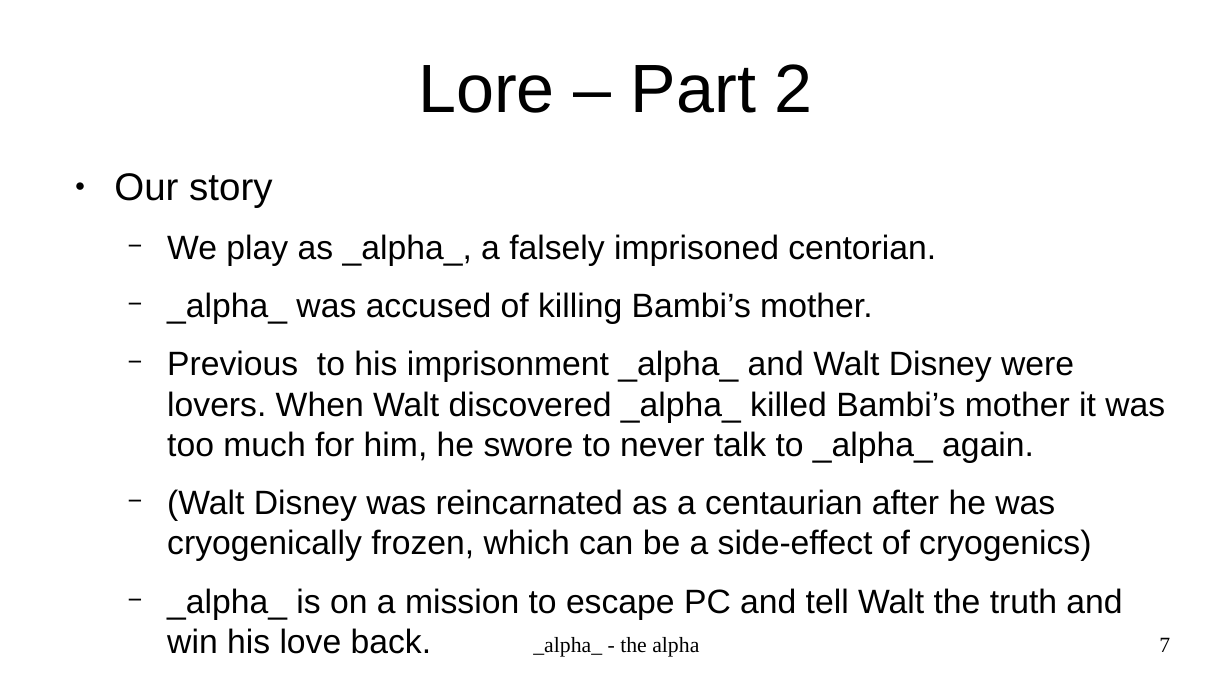
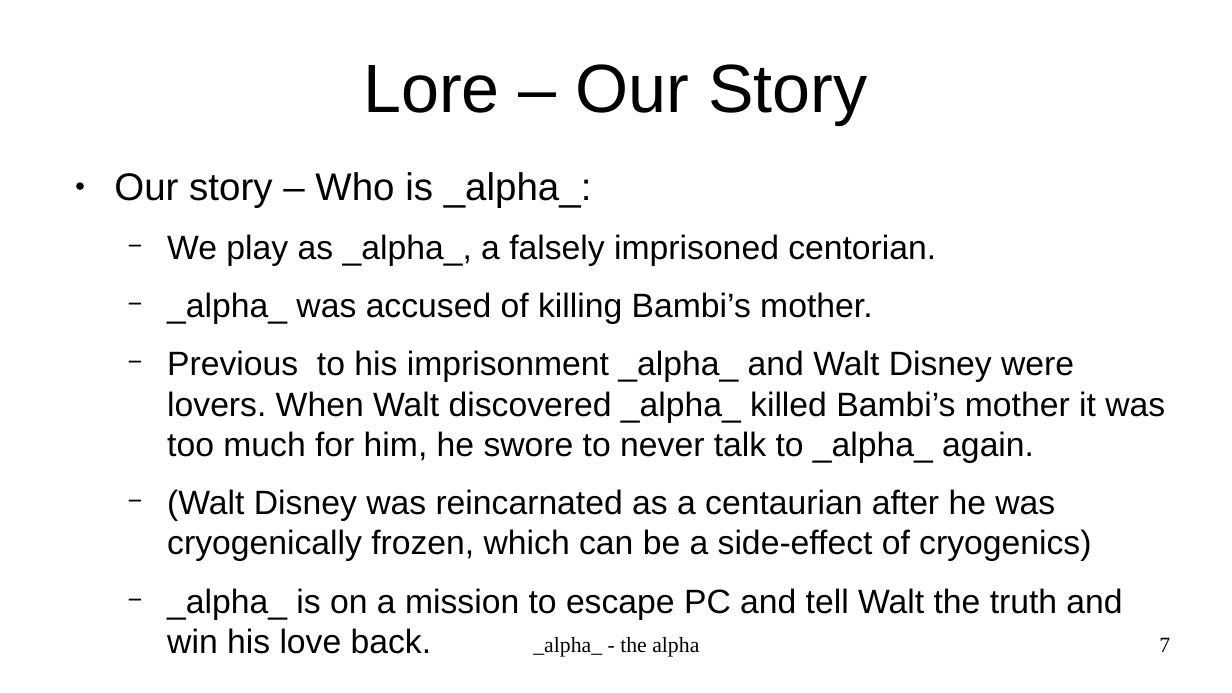
Before and after one commit to ohanoch/cgv_game, a slide deck: slide 7 of the_alpha_presentation.odp. Drawn at 1232x693 pixels with LibreOffice and Linux fonts; fonts in the diff are those of the drawing. Boxes give left, top, right and bottom in pixels: in the first picture for what was removed or moved away, otherwise in the second. Text is boxed around its words. In the diff, an @@ line names an element or a change of style, - is before the commit and + after.

Commit message:
change title in lore slides in alpha presentation

```diff
--- a/the_alpha_presentation.odp
+++ b/the_alpha_presentation.odp
@@ title at <box>363,64,867,125</box>: text changed @@
-Lore – Part 2
+Lore – Our Story
@@ text at <box>114,172,592,208</box>: text changed @@
-● Our story
+● Our story – Who is _alpha_:
```
Also in this commit, not shown: 1 other slide changed.
